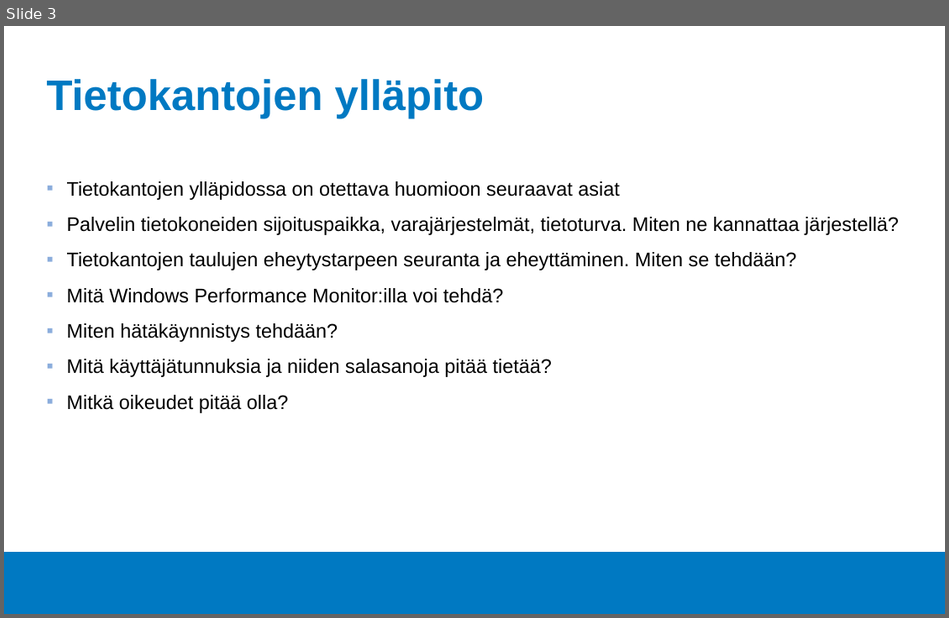
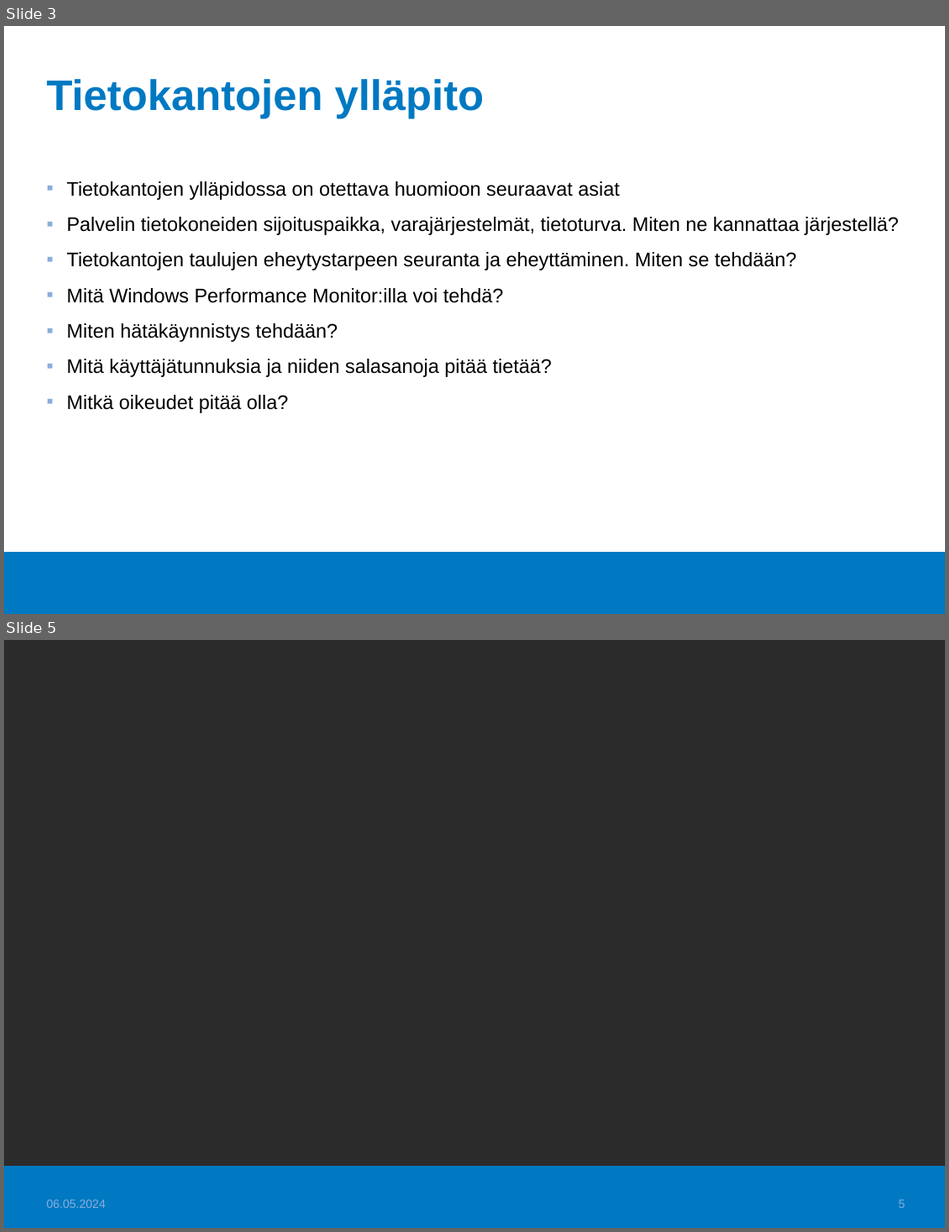
Before and after one commit to Tietokantahallinta/Tietokantahallinta.github.io, a slide deck: luennot/viikko06/Luentokalvot_06.odp. Shown one above the other, each under a label of ours: slide 3 before the commit, slides 3 and 5 after it; the slides between them are not shown. The pictures are 949x618 and 949x1232 pixels, drawn with LibreOffice and Linux fonts; fonts in the diff are those of the drawing; background and template pictures are left out; a plain dark background stands for a picture behind light text. Boxes give left, top, right and bottom in pixels: in the first picture for what was removed or moved away, otherwise in the second. Text is boxed around its words. In the diff, an @@ line names an element or a change of style, - is before the commit and + after.

```diff
--- a/luennot/viikko06/Luentokalvot_06.odp
+++ b/luennot/viikko06/Luentokalvot_06.odp
@@ slide 5 added at (4, 640, 945, 1228), background picture (left out); not listed: 1 template element that a slide beside it also shows @@
@@ text added at (47, 1199, 106, 1208), 10 pt, text #8BADDC @@
+06.05.2024
@@ page number added at (899, 1199, 905, 1208), 10 pt, text #8BADDC @@
+5
```
Also in this commit, not shown: 1 slide changed, 1 other slide added, 1 slide removed, 3 other files.
